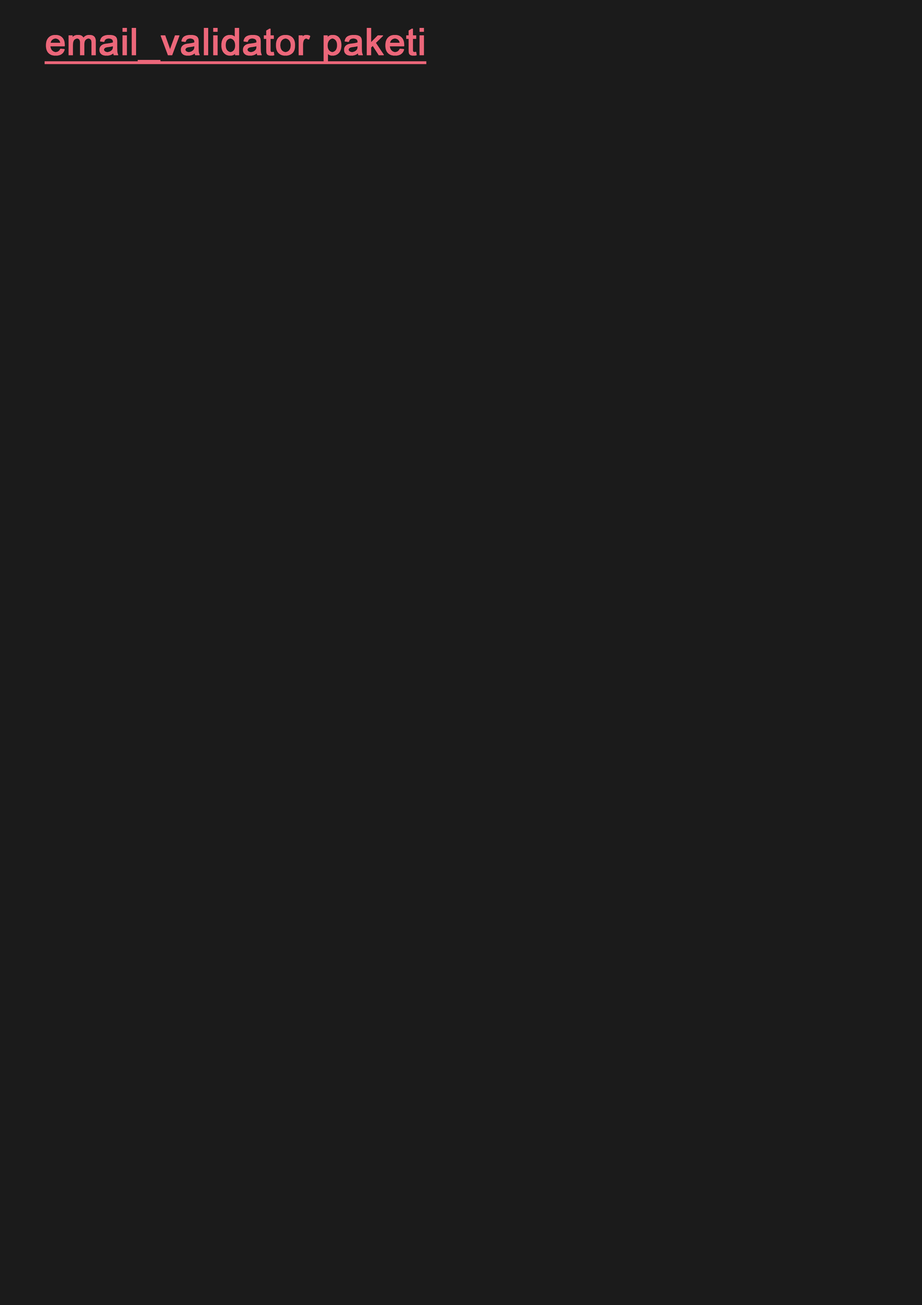
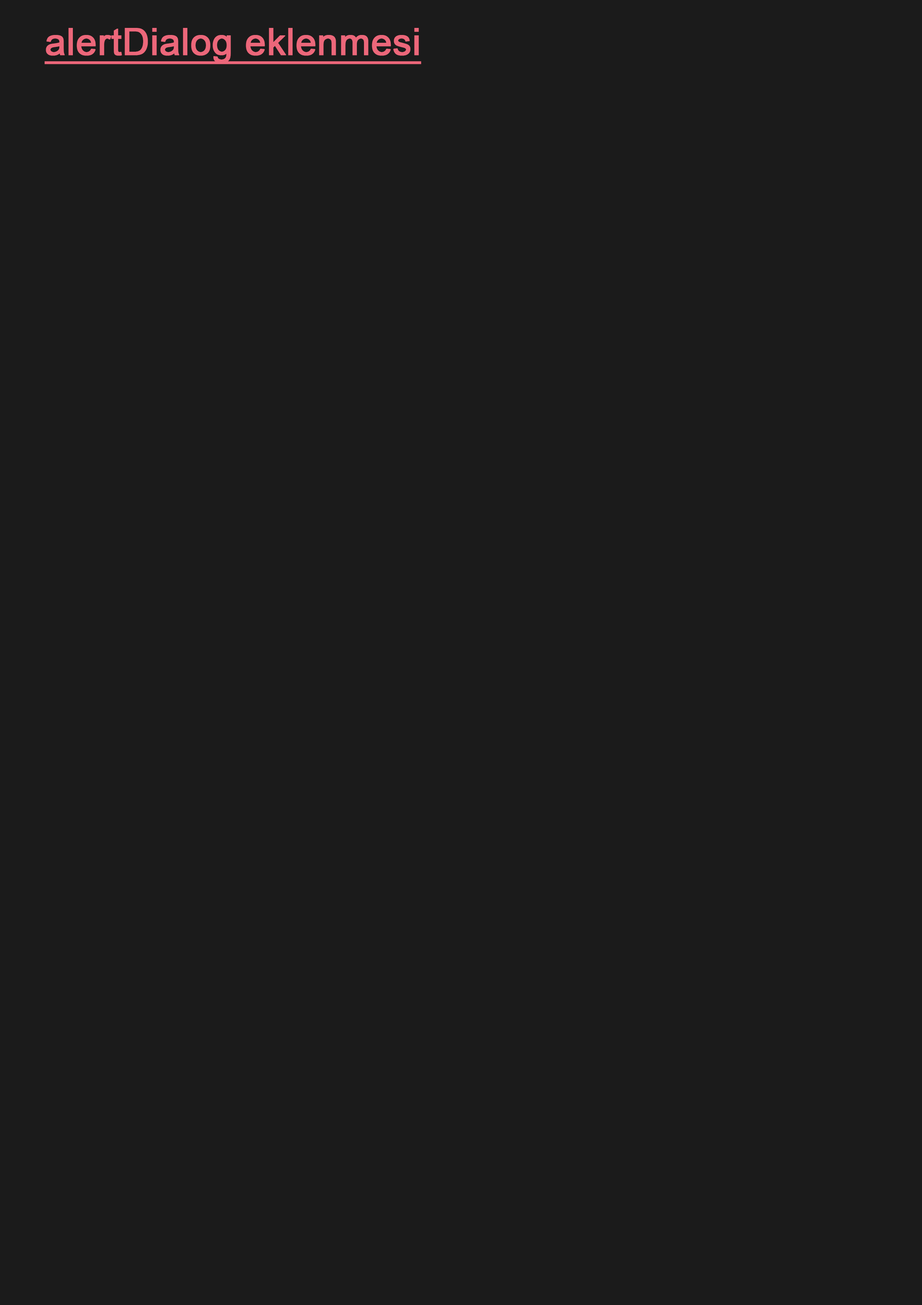
Layers edited between the first and the second 922×1305 image:
renamed "email_validator paketi" to "alertDialog eklenmesi", painted on it over [45, 27, 427, 65]
